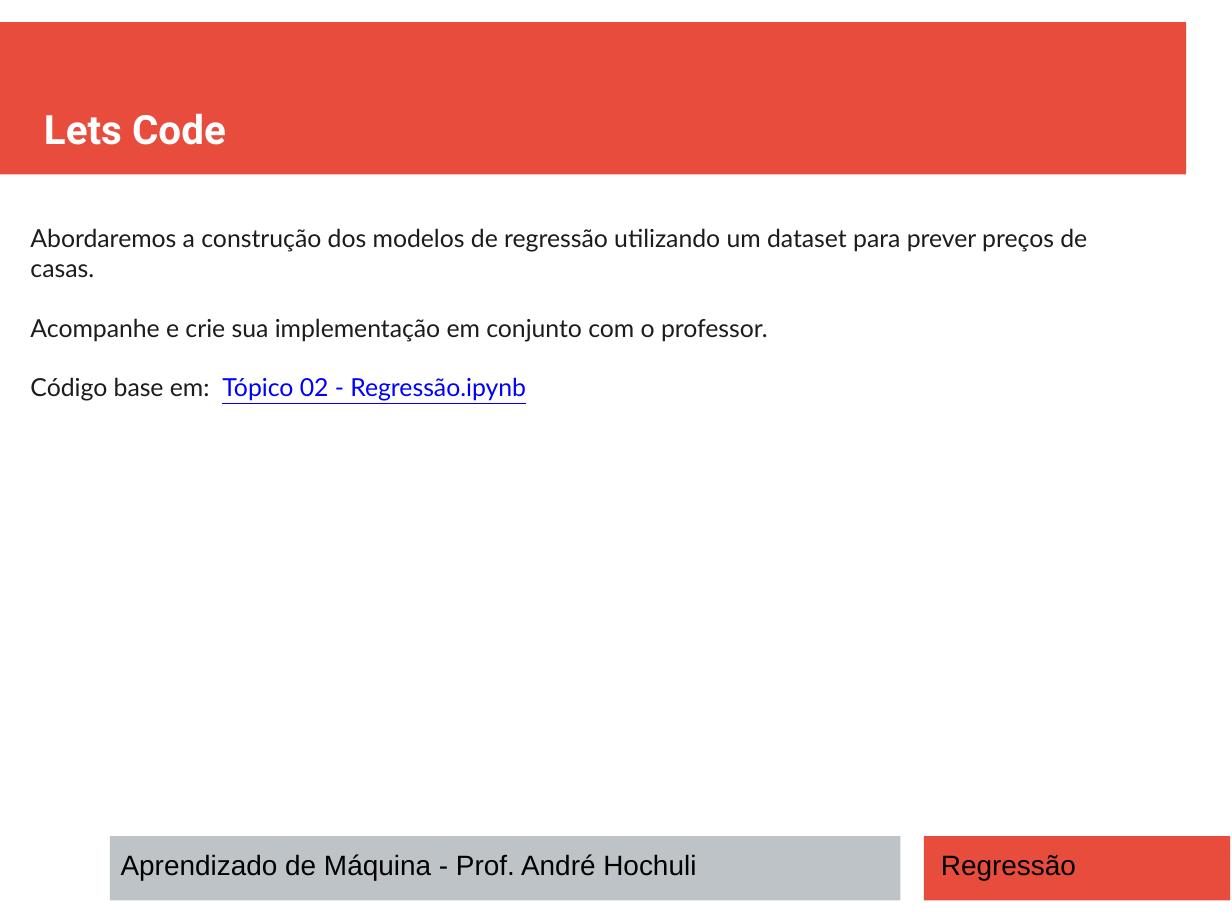
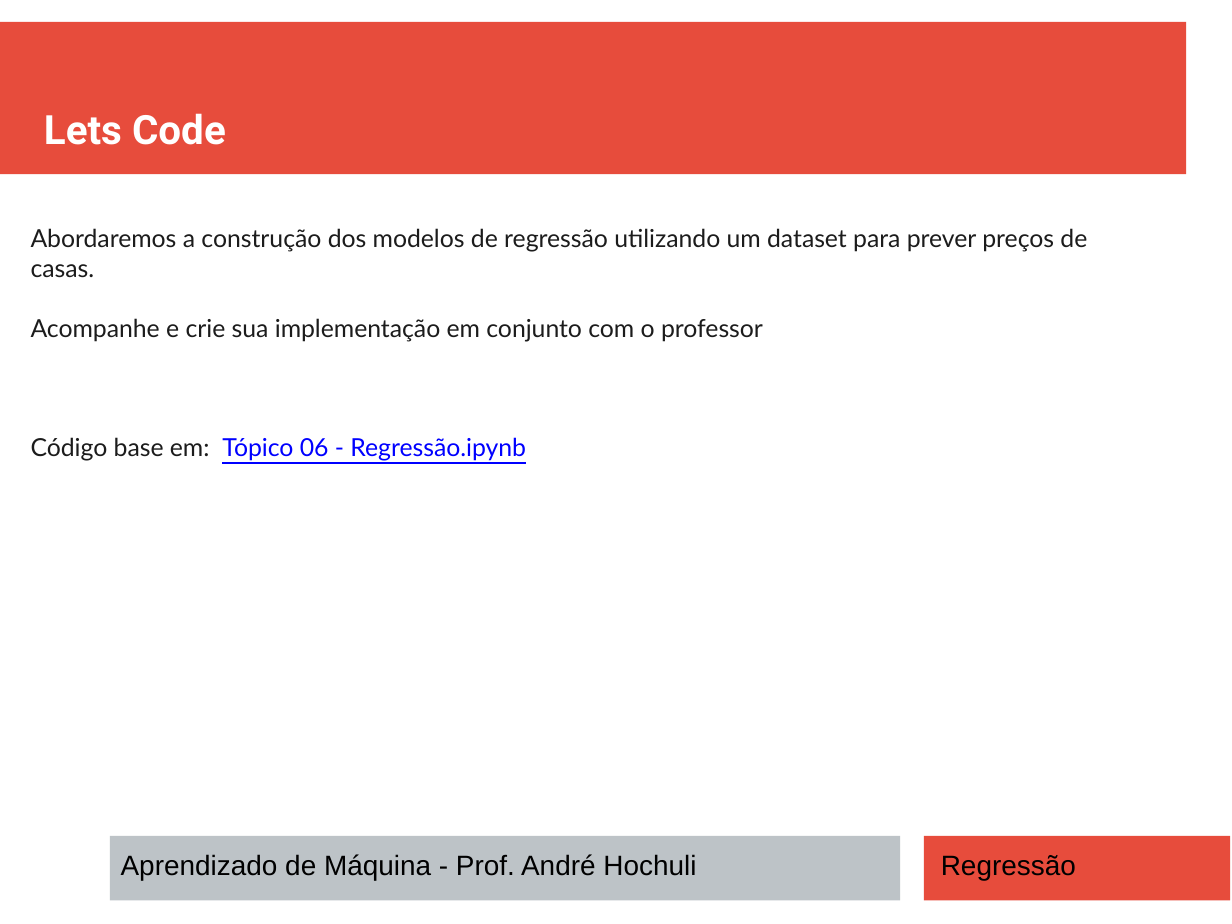
Before and after one commit to andrehochuli/teaching, a slide deck: slide 19 of [ESPEC] Fundamentos Aprendizagem Máquina/Tópico 06 - Regressão/Tópico 06 - Aprendizado-Supervisionado - Regressao.pptx. Drawn at 1232x924 pixels with LibreOffice and Linux fonts; fonts in the diff are those of the drawing. Boxes give left, top, right and bottom in pixels: in the first picture for what was removed or moved away, otherwise in the second. Text is boxed around its words. In the diff, an @@ line names an element or a change of style, - is before the commit and + after.

```diff
--- a/[ESPEC] Fundamentos Aprendizagem Máquina/Tópico 06 - Regressão/Tópico 06 - Aprendizado-Supervisionado - Regressao.pptx
+++ b/[ESPEC] Fundamentos Aprendizagem Máquina/Tópico 06 - Regressão/Tópico 06 - Aprendizado-Supervisionado - Regressao.pptx
@@ text at [31,318,763,461]: text changed @@
-Acompanhe e crie sua implementação em conjunto com o professor.
-Código base em: Tópico 02 - Regressão.ipynb
+Acompanhe e crie sua implementação em conjunto com o professor
+Código base em: Tópico 06 - Regressão.ipynb
```
Also in this commit, not shown: 1 other slide changed, 2 other files.
